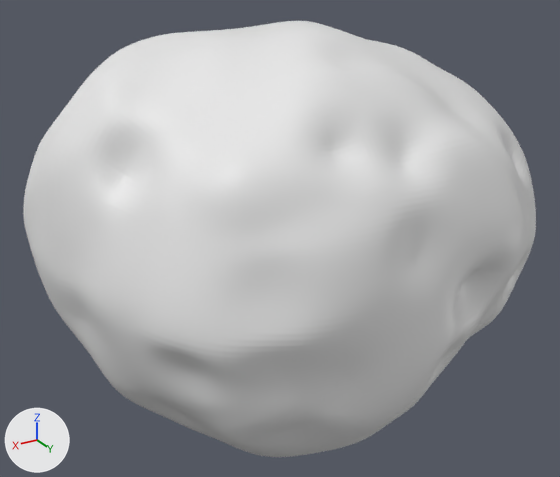
A saved change to the Blender file Assets/Psyche_asteroid.blend.
Both versions are drawn from a 50 mm camera at (2.89, 4.37, 2.42) aimed at (0.42, 0.25, 0.36). Lighting does not change. The marker at lower left points along +X, +Y and +Z. The picture after the commit comes second.

In view in the first picture: 'Quad Sphere'.
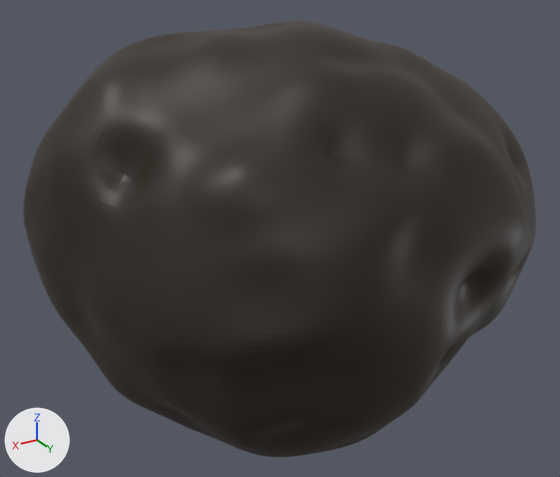
Where the change shows, as pixel boxes (x1, y1, x2, y2) in the pictures (560 x 477 px):
'Quad Sphere', surface changed (white to black): (23, 21, 536, 457) in both

What changed in the scene script:
```text
Add img_asteroid_new_png:
    img_asteroid_new_png = load_image('Asteroid_new.png', 'Asteroid_new.png', 128, 128, 'sRGB')
Change mat_material:
    where n1 = _N.new('ShaderNodeBsdfPrincipled'); n1.name = 'Principled BSDF'
    add n1.subsurface_method = 'RANDOM_WALK_SKIN'
    add n1.inputs[7].default_value = 0.472  # 'Diffuse Roughness'
    add n2 = _N.new('ShaderNodeTexImage'); n2.name = 'Image Texture'
    add n2.image = img_asteroid_new_png
    add n2.projection = 'SPHERE'
    add n2.interpolation = 'Smart'
    add n2.extension = 'MIRROR'
    add _L.new(n2.outputs[0], n1.inputs[0])  # 'Color' to 'Base Color'
    add _L.new(n2.outputs[1], n1.inputs[4])  # 'Alpha' to 'Alpha'
```
